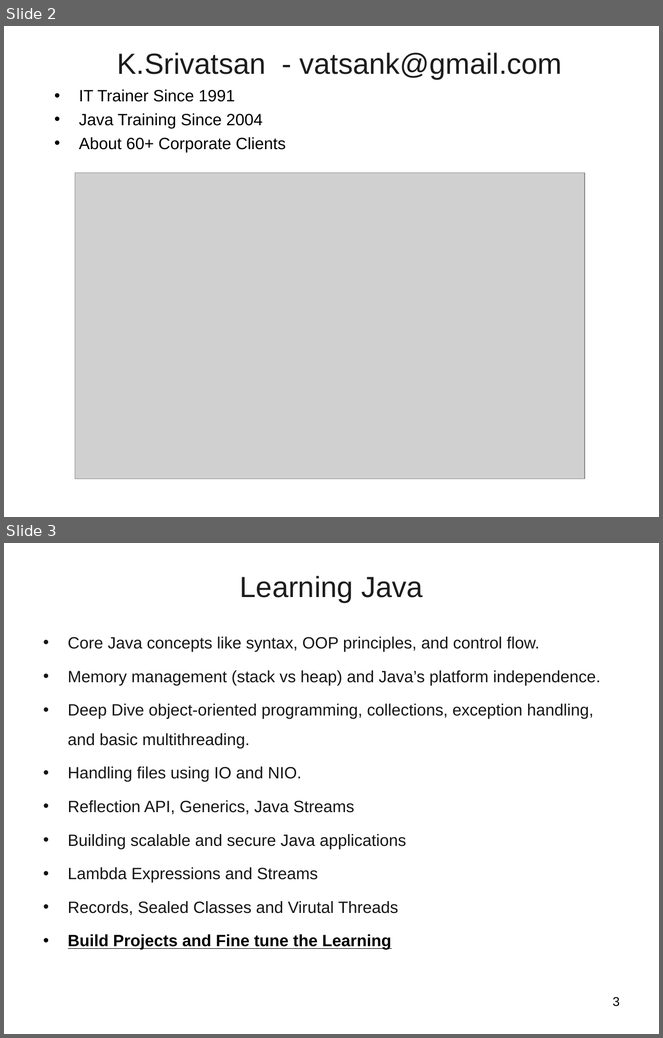
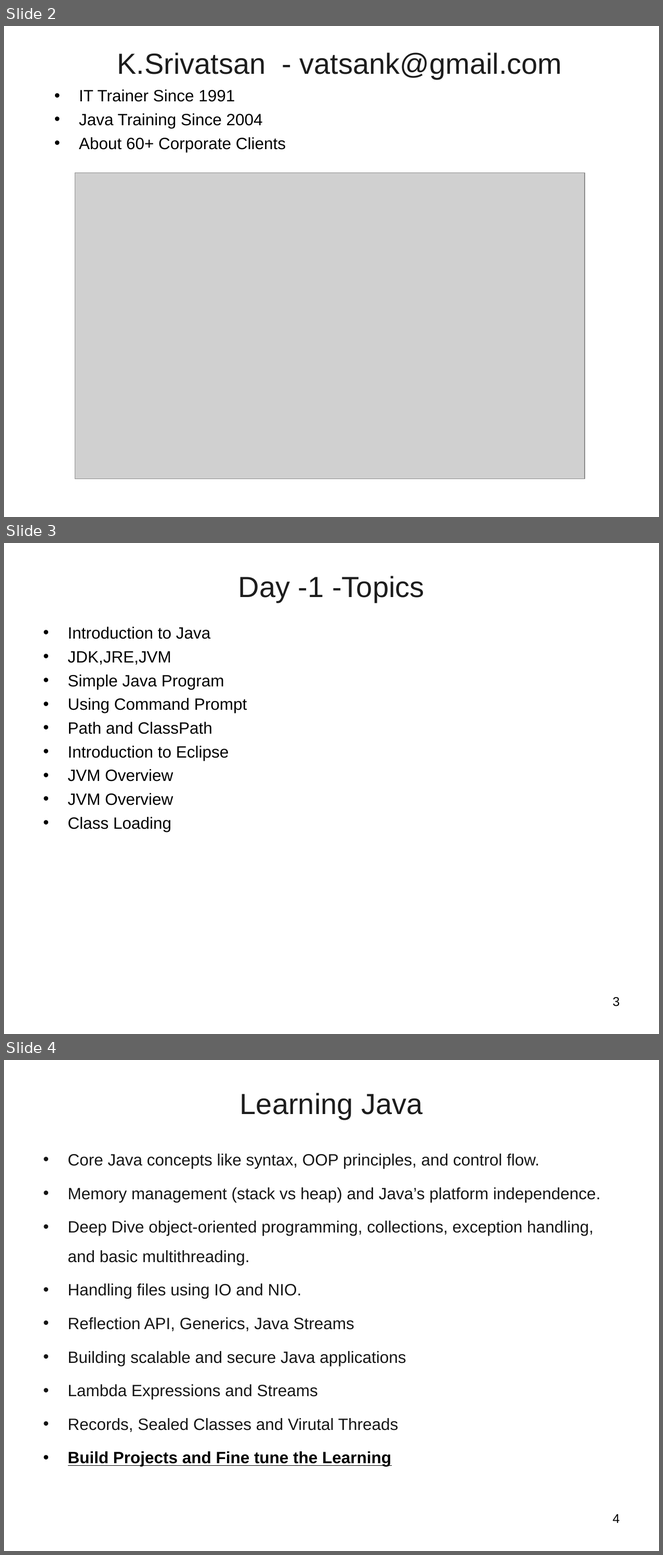
Before and after one commit to vatsanTraining/training_july_2025, a slide deck: Day1.ppt. Shown one above the other, each under a label of ours: slides 2 and 3 before the commit, slides 2, 3 and 4 after it. The pictures are 663x1038 and 663x1555 pixels, drawn with LibreOffice and Linux fonts; fonts in the diff are those of the drawing; grey boxes stand for pictures; background and template pictures are left out. Boxes give left, top, right and bottom in pixels: in the first picture for what was removed or moved away, otherwise in the second. Text is boxed around its words. In the diff, an @@ line names an element or a change of style, - is before the commit and + after.

```diff
--- a/Day1.ppt
+++ b/Day1.ppt
@@ slide 3 added at (x1=4, y1=543, x2=659, y2=1034), background picture (left out) @@
@@ title added at (x1=239, y1=576, x2=424, y2=603), 32 pt, text #1C1C1C @@
+Day -1 -Topics
@@ text added at (x1=68, y1=627, x2=247, y2=832), 18 pt, text #000000 @@
+• Introduction to Java
+• JDK,JRE,JVM
+• Simple Java Program
+• Using Command Prompt
+• Path and ClassPath
+• Introduction to Eclipse
+• JVM Overview
+• JVM Overview
+• Class Loading
@@ page number added at (x1=613, y1=997, x2=620, y2=1007), 14 pt, text #000000 @@
+3
@@ what was slide 3 is now slide 4 @@
@@ page number at (x1=613, y1=1514, x2=620, y2=1523): text changed @@
-3
+4
```
Also in this commit, not shown: 1 other slide added, 18 slides removed, 6 other files.
